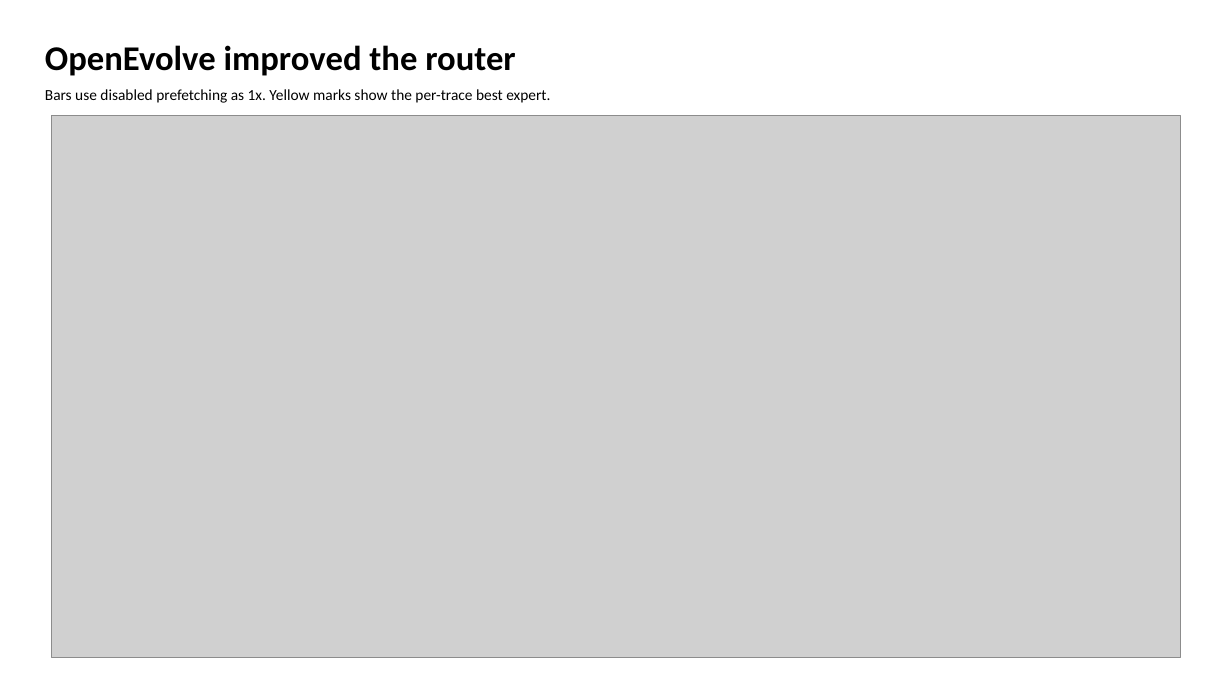
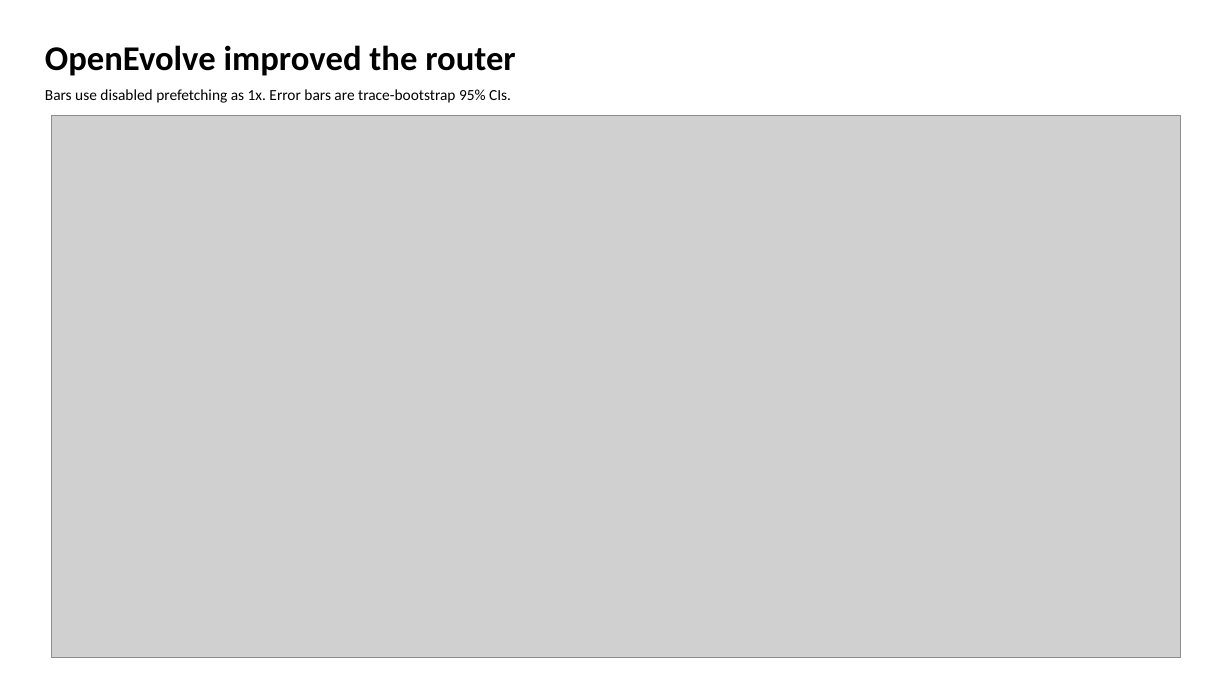
Before and after one commit to GithuBarry/Mixture-of-Prefetchers, a slide deck: slide 4 of slides/mop_stage2_final/output/output.pptx. Drawn at 1232x693 pixels with LibreOffice and Linux fonts; fonts in the diff are those of the drawing; grey boxes stand for pictures. Boxes give left, top, right and bottom in pixels: in the first picture for what was removed or moved away, otherwise in the second. Text is boxed around its words. In the diff, an @@ line names an element or a change of style, - is before the commit and + after.

Commit message:
Add bootstrap intervals to MoP report

```diff
--- a/slides/mop_stage2_final/output/output.pptx
+++ b/slides/mop_stage2_final/output/output.pptx
@@ text at [45, 89, 511, 103]: text changed @@
-Bars use disabled prefetching as 1x. Yellow marks show the per-trace best expert.
+Bars use disabled prefetching as 1x. Error bars are trace-bootstrap 95% CIs.
```
Also in this commit, not shown: 3 other slides changed, 13 other files.
